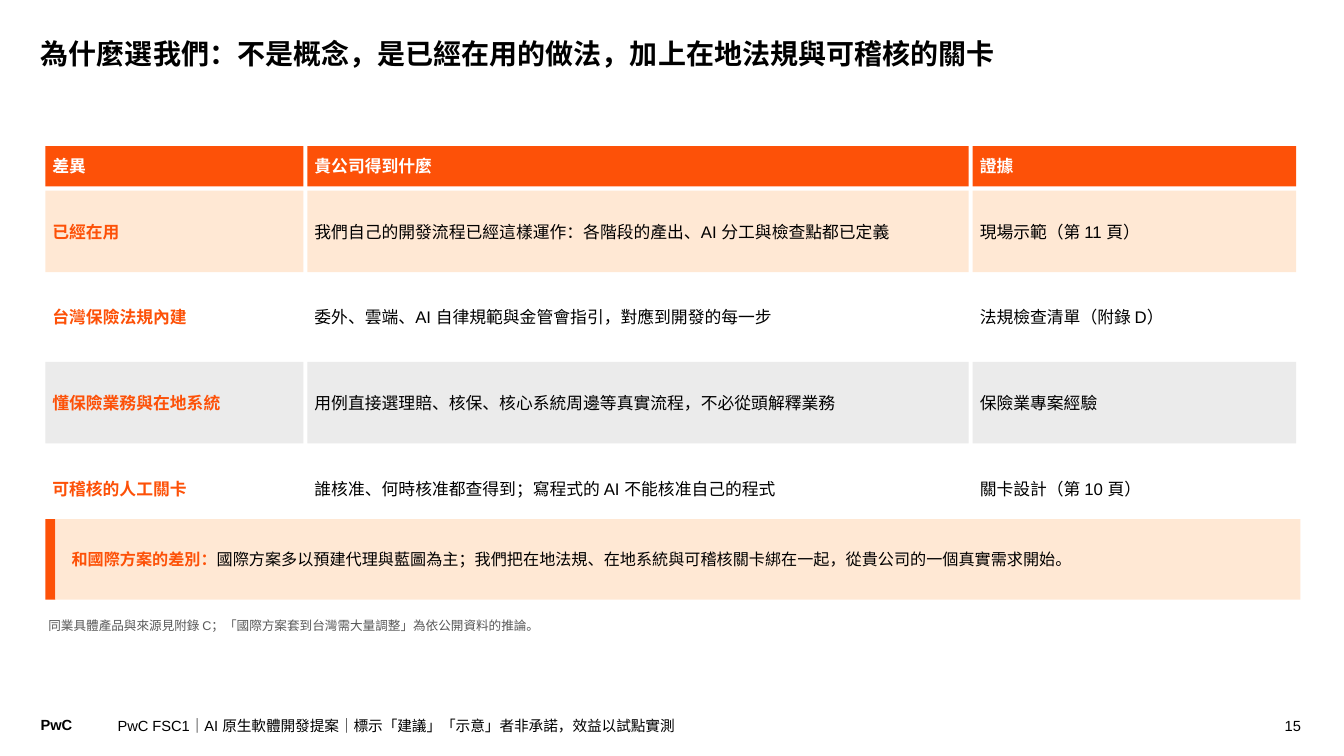
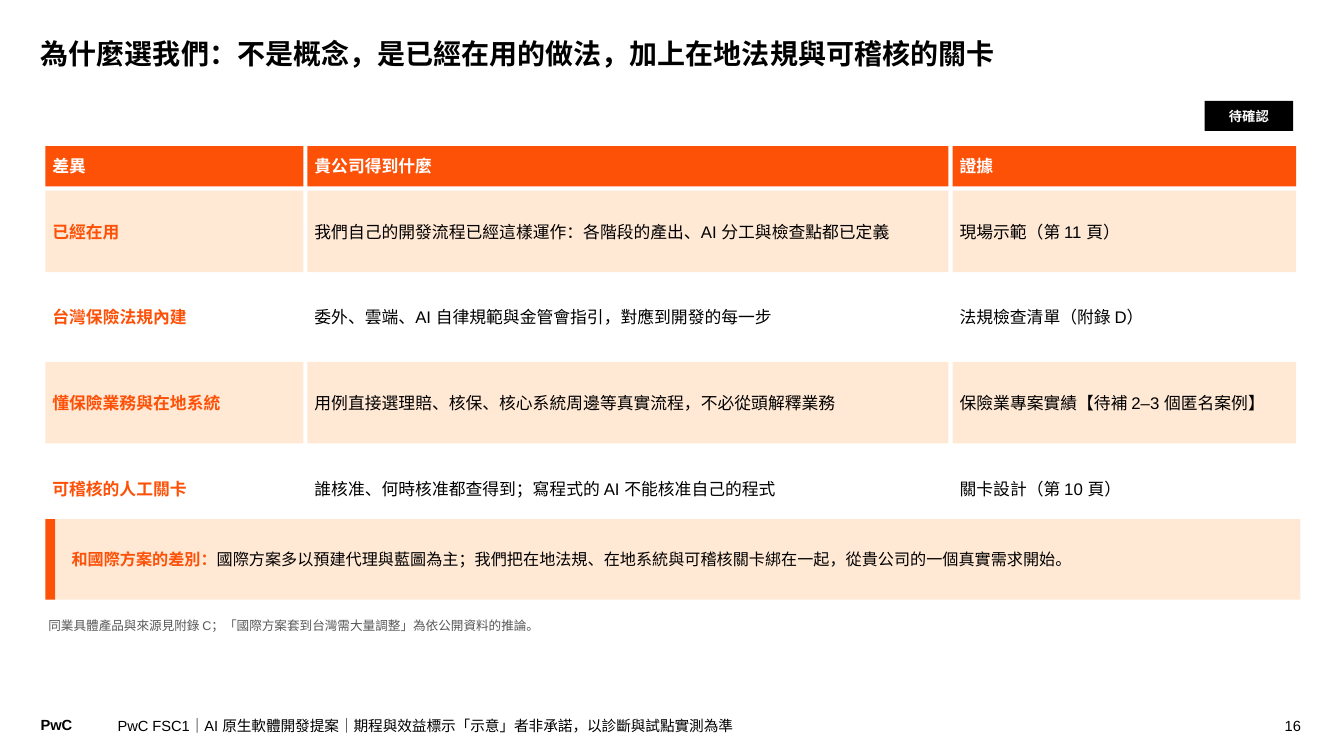
Before and after one commit to Robshao/PwC_FSC1, a slide deck: slide 16 of research/ai-native-sdlc/AI原生軟體開發_合夥人提案簡報.pptx (slide 15 before the commit). Drawn at 1344x756 pixels with LibreOffice and Linux fonts; fonts in the diff are those of the drawing. Boxes give left, top, right and bottom in pixels: in the first picture for what was removed or moved away, otherwise in the second. Text is boxed around its words. In the diff, an @@ line names an element or a change of style, - is before the commit and + after.

```diff
--- a/research/ai-native-sdlc/AI原生軟體開發_合夥人提案簡報.pptx
+++ b/research/ai-native-sdlc/AI原生軟體開發_合夥人提案簡報.pptx
@@ rectangle added at [1205, 101, 1294, 131], fill #000000, 9.5 pt, text #FFFFFF, bold @@
+待確認
@@ rectangle "貴公司得到什麼": place and size @@
-rectangle "貴公司得到什麼" at [308, 146, 969, 187]
+rectangle "貴公司得到什麼" at [308, 146, 949, 187]
@@ rectangle "證據": place and size @@
-rectangle "證據" at [973, 146, 1297, 187]
+rectangle "證據" at [953, 146, 1297, 187]
@@ rectangle "我們自己的開發流程已經這樣運作：各階段的產出、AI 分工與檢查點都已定義": place and size @@
-rectangle "我們自己的開發流程已經這樣運作：各階段的產出、AI 分工與檢查點都已定義" at [308, 191, 969, 272]
+rectangle "我們自己的開發流程已經這樣運作：各階段的產出、AI 分工與檢查點都已定義" at [308, 191, 949, 272]
@@ rectangle "現場示範（第 11 頁）": place and size @@
-rectangle "現場示範（第 11 頁）" at [973, 191, 1297, 272]
+rectangle "現場示範（第 11 頁）" at [953, 191, 1297, 272]
@@ rectangle "委外、雲端、AI 自律規範與金管會指引，對應到開發的每一步": place and size @@
-rectangle "委外、雲端、AI 自律規範與金管會指引，對應到開發的每一步" at [308, 276, 969, 358]
+rectangle "委外、雲端、AI 自律規範與金管會指引，對應到開發的每一步" at [308, 276, 949, 358]
@@ rectangle "法規檢查清單（附錄 D）": place and size @@
-rectangle "法規檢查清單（附錄 D）" at [973, 276, 1297, 358]
+rectangle "法規檢查清單（附錄 D）" at [953, 276, 1297, 358]
@@ rectangle "用例直接選理賠、核保、核心系統周邊等真實流程，不必從頭解釋業務": place and size @@
-rectangle "用例直接選理賠、核保、核心系統周邊等真實流程，不必從頭解釋業務" at [308, 362, 969, 444]
+rectangle "用例直接選理賠、核保、核心系統周邊等真實流程，不必從頭解釋業務" at [308, 362, 949, 444]
@@ fill #EBEBEB to #FFE8D4 in 3 elements at [45, 362, 303, 444], [308, 362, 949, 444], [953, 362, 1297, 444] @@
@@ rectangle "保險業專案實績【待補 2–3 個匿名案例】": place and size @@
-rectangle "保險業專案實績【待補 2–3 個匿名案例】" at [973, 362, 1297, 444]
+rectangle "保險業專案實績【待補 2–3 個匿名案例】" at [953, 362, 1297, 444]
@@ text in rectangle at [960, 394, 1265, 411]: text changed @@
-保險業專案經驗
+保險業專案實績【待補 2–3 個匿名案例】
@@ text "關卡設計（第 10 頁）": place and size @@
-text "關卡設計（第 10 頁）" at [980, 481, 1142, 497]
+text "關卡設計（第 10 頁）" at [960, 481, 1122, 497]
@@ text at [118, 718, 733, 733]: text changed @@
-PwC FSC1｜AI 原生軟體開發提案｜標示「建議」「示意」者非承諾，效益以試點實測
+PwC FSC1｜AI 原生軟體開發提案｜期程與效益標示「示意」者非承諾，以診斷與試點實測為準
@@ page number at [1285, 720, 1301, 731]: text changed @@
-15
+16
```
Also in this commit, not shown: 24 other slides changed, 3 slides added, 4 other files.
